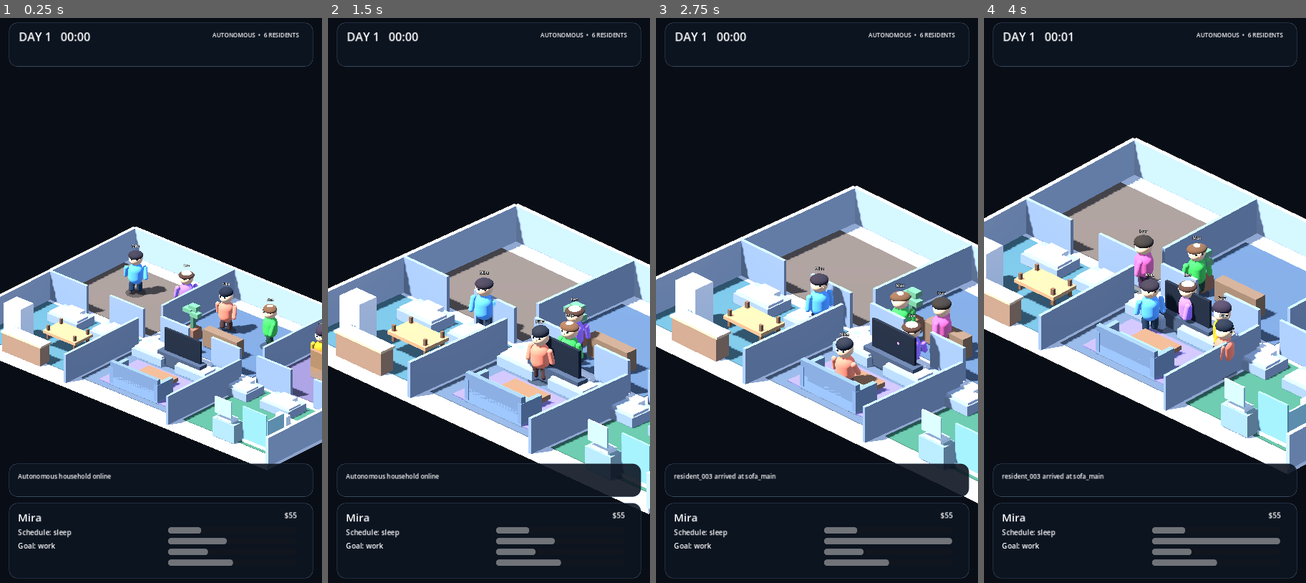
Above: before the commit, frames 1-4 (left to right).
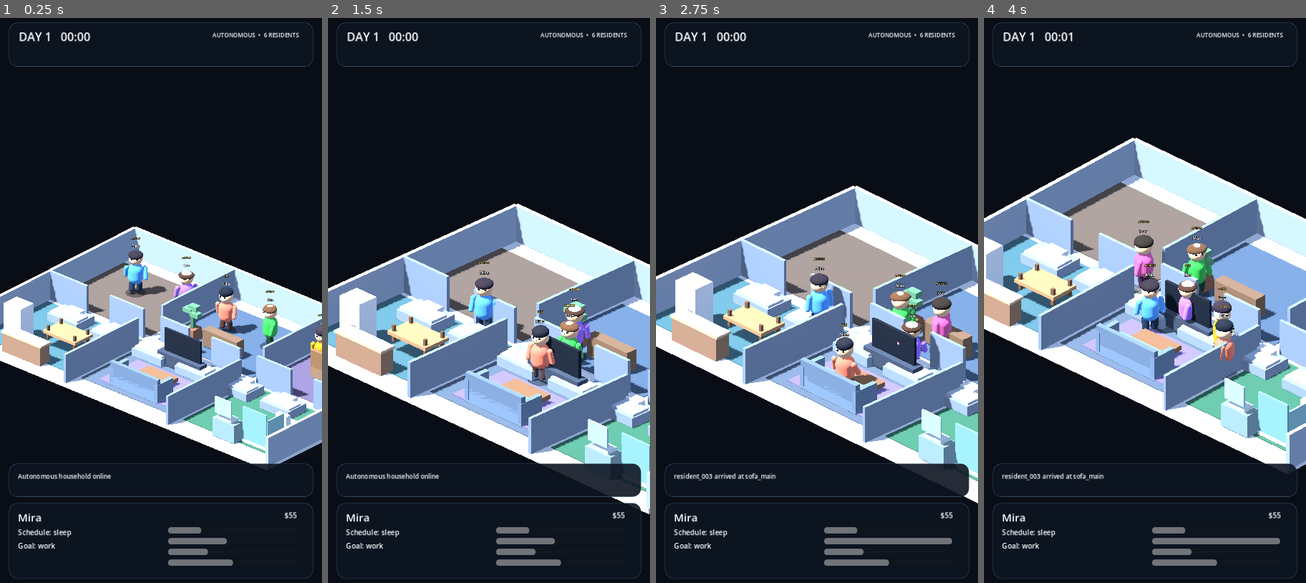
Above: after the commit, the same moments.

Repository: motomotoo2001-maker/lifebox-live
Game: Godot game, scene res://scenes/debug/visual_showcase.tscn
Same seed, same stepped clock (60 frames per second), same inputs: the game is played once before the commit and once after it. The project has no main scene, so this scene is started directly.
Inputs:
- Up to frame 1 (0.25 s): no input
- Up to frame 2 (1.5 s): no input
- Up to frame 3 (2.75 s): no input
- Up to frame 4 (4 s): no input

The runs differ from the first frame. In frame 1, less than 0.1% of the frame differs, in the area x 40-100%, y 38-53%; in frame 2, less than 0.1%; in frame 3, less than 0.1%; in frame 4, less than 0.1%, in the area x 47-77%, y 35-52%.

Commit message:
feat: drive resident activity badges from simulation state

Diff:
--- a/scripts/presentation/visual_simulation_shell.gd
+++ b/scripts/presentation/visual_simulation_shell.gd
@@ -90,6 +90,11 @@
 			continue
 
 		actor.set_presentation_state(presentation_state_for(character))
+		var badge_text := activity_badge_for(character)
+		if badge_text.is_empty():
+			actor.clear_activity_badge()
+		else:
+			actor.set_activity_badge(badge_text)
 
 		if (
 			character.movement.status == MovementState.STATUS_MOVING
@@ -149,6 +154,36 @@
 
 	return score
 
+func activity_badge_for(character: CharacterState) -> String:
+	if character == null:
+		return ""
+
+	if (
+		_world != null
+		and _world.social_system.reservation_book.is_reserved(character.id)
+	):
+		return "SOCIAL"
+
+	var action_text := str(character.current_action_id).to_lower()
+	if action_text.is_empty() or action_text == "idle":
+		return ""
+	if (
+		"eat" in action_text
+		or "meal" in action_text
+		or "coffee" in action_text
+		or "food" in action_text
+	):
+		return "MEAL"
+	if "work" in action_text:
+		return "WORK"
+	if (
+		"relax" in action_text
+		or "fun" in action_text
+		or "sofa" in action_text
+	):
+		return "FUN"
+	return "ACTION"
+
 func presentation_state_for(character: CharacterState) -> StringName:
 	if character == null:
 		return ResidentActor3D.STATE_IDLE
